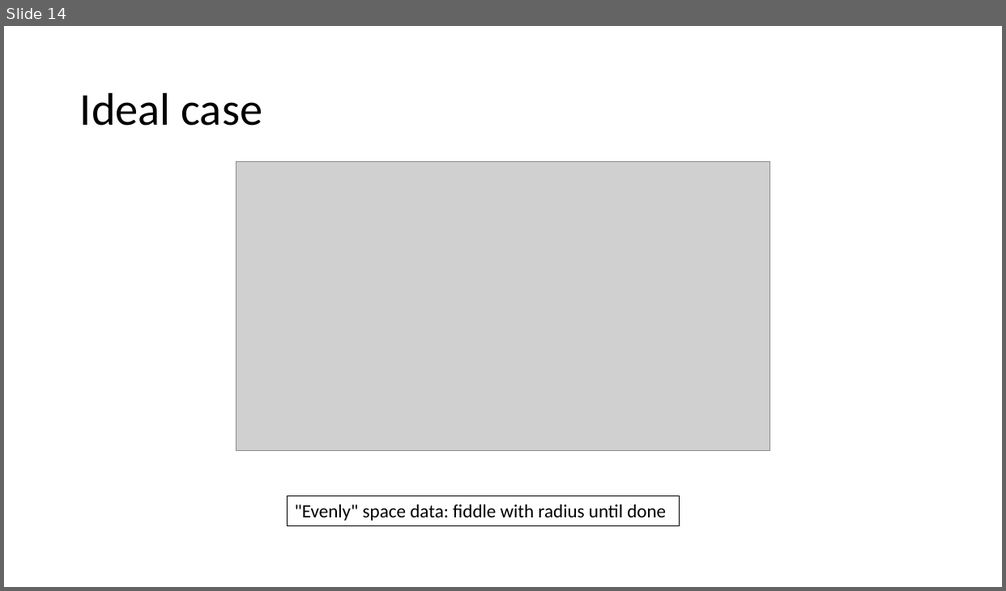
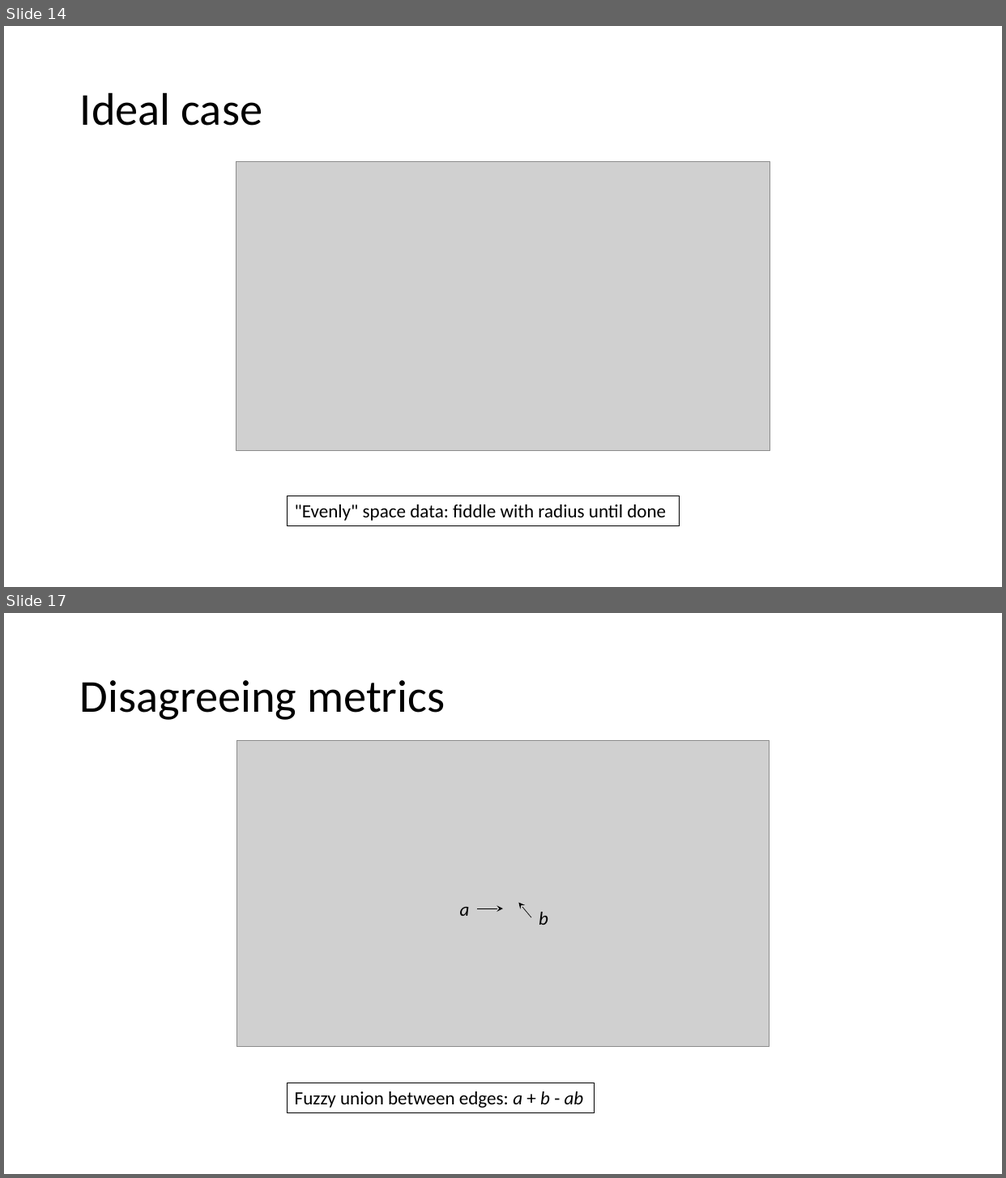
Before and after one commit to gjbex/Machine-learning-with-Python, a slide deck: dimensionality_reduction.pptx. Shown one above the other, each under a label of ours: slide 14 before the commit, slides 14 and 17 after it; the slides between them are not shown. The pictures are 1006x591 and 1006x1178 pixels, drawn with LibreOffice and Linux fonts; fonts in the diff are those of the drawing; grey boxes stand for pictures. Boxes give left, top, right and bottom in pixels: in the first picture for what was removed or moved away, otherwise in the second. Text is boxed around its words. In the diff, an @@ line names an element or a change of style, - is before the commit and + after.

```diff
--- a/dimensionality_reduction.pptx
+++ b/dimensionality_reduction.pptx
@@ slide 17 added at (4,613,1002,1174), background #FFFFFF @@
@@ title added at (80,680,445,720), 44 pt, text #000000 @@
+Disagreeing metrics
@@ picture added at (236,741,769,1046) @@
@@ arrow added from (532, 918) to (519, 903), #000000 0.5 pt @@
@@ text added at (460,907,470,916), 18 pt, text #000000, italic @@
+a
@@ arrow added from (477, 909) to (503, 909), #000000 0.5 pt @@
@@ text added at (539,912,548,925), 18 pt, text #000000, italic @@
+b
@@ rectangle added at (287,1083,594,1113), outline #000000 0.75 pt, 18 pt, text #000000 @@
+Fuzzy union between edges: a + b - ab
```
Also in this commit, not shown: 4 other slides added.
